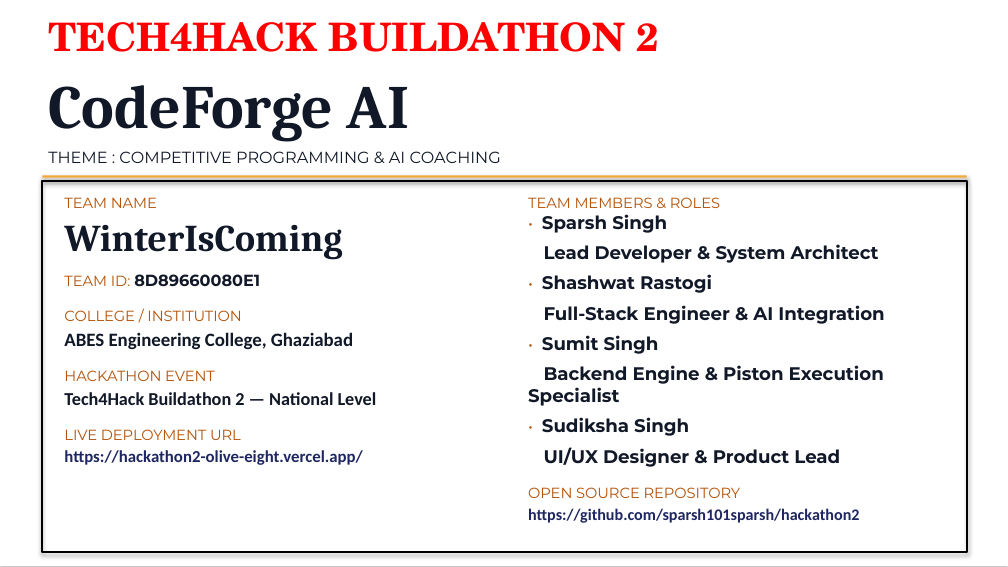
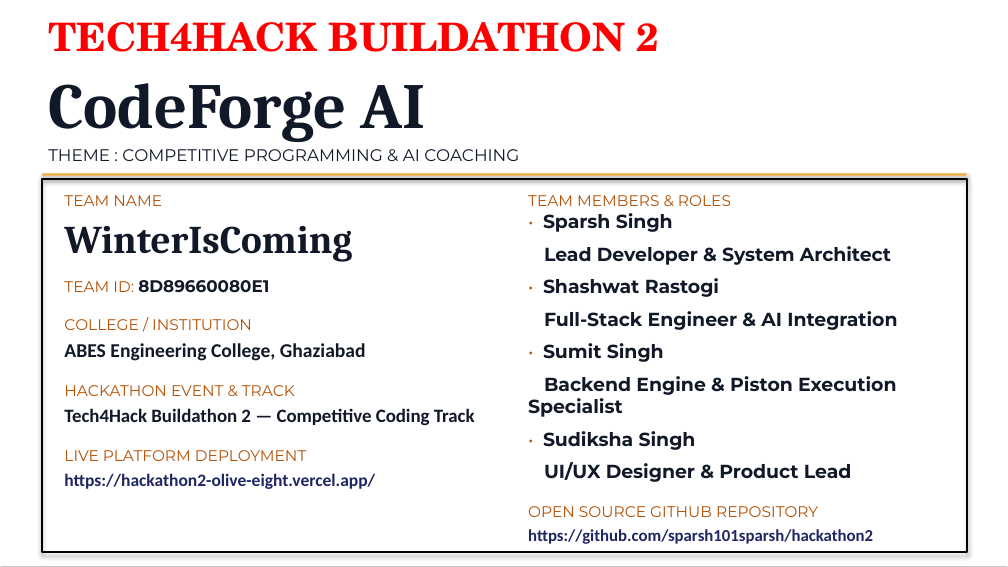
Before and after one commit to sparsh101sparsh/hackathon2, a slide deck: slide 1 of CodeForge_AI_Tech4Hack_Buildathon2.pptx. Drawn at 1008x567 pixels with LibreOffice and Linux fonts; fonts in the diff are those of the drawing. Boxes give left, top, right and bottom in pixels: in the first picture for what was removed or moved away, otherwise in the second. Text is boxed around its words. In the diff, an @@ line names an element or a change of style, - is before the commit and + after.

```diff
--- a/CodeForge_AI_Tech4Hack_Buildathon2.pptx
+++ b/CodeForge_AI_Tech4Hack_Buildathon2.pptx
@@ text "CodeForge AI" at [48, 83, 425, 142]: size 44 to 46 pt @@
@@ text "THEME : COMPETITIVE PROGRAMMING & ..." at [48, 149, 519, 161]: size 11.5 to 12 pt @@
@@ text at [64, 195, 375, 489]: size 10.5 to 11 pt in "TEAM NAME", "TEAM ID:", "COLLEGE / INSTITUTION"; size 27 to 28 pt in "WinterIsComing"; size 11.5 to 12 pt in "8D89660080E1"; size 13.5 to 14 pt in "ABES Engineering College, Ghaziabad"; size 12 to 12.5 pt in "https://hackathon2-olive-eight.vercel.app/"; more space between paragraphs @@
@@ text at [528, 195, 897, 544]: size 10.5 to 11 pt in "TEAM MEMBERS & ROLES"; size 12 to 13 pt in "•", "•", "•", "•"; size 13 to 13.5 pt in "Sparsh Singh", "Shashwat Rastogi", "Sumit Singh", "Sudiksha Singh"; size 9.5 to 10 pt in "Lead Developer & System Architect", "Full-Stack Engineer & AI Integration", "Backend Engine & Piston Execution Specialist", "UI/UX Designer & Product Lead"; size 11.5 to 12 pt in "https://github.com/sparsh101sparsh/hackathon2"; more space between paragraphs @@
@@ text at [64, 385, 475, 461]: text changed; size 13 to 13.5 pt @@
-HACKATHON EVENT
-Tech4Hack Buildathon 2 — National Level
-LIVE DEPLOYMENT URL
+HACKATHON EVENT & TRACK
+Tech4Hack Buildathon 2 — Competitive Coding Track
+LIVE PLATFORM DEPLOYMENT
@@ text at [528, 506, 818, 517]: text changed; size 10.5 to 11 pt @@
-OPEN SOURCE REPOSITORY
+OPEN SOURCE GITHUB REPOSITORY
```
Also in this commit, not shown: 6 other slides changed, 10 other files.
